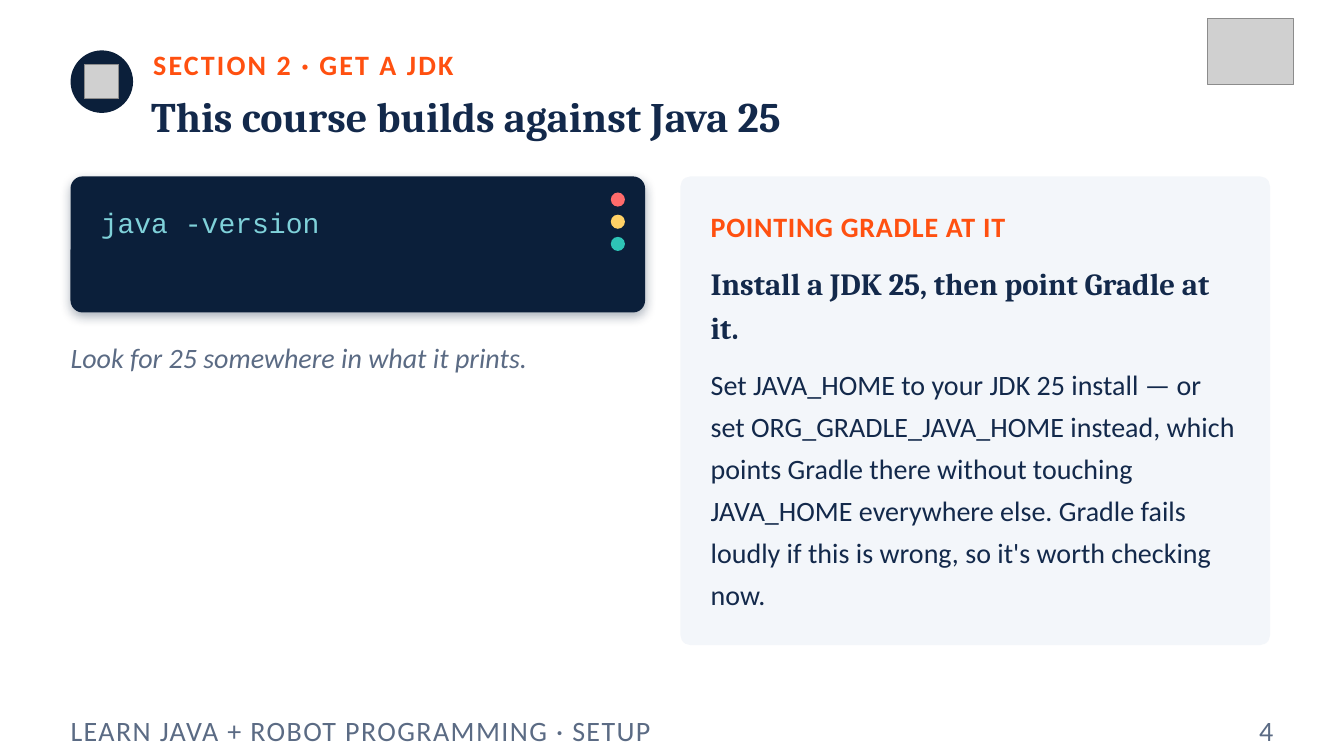
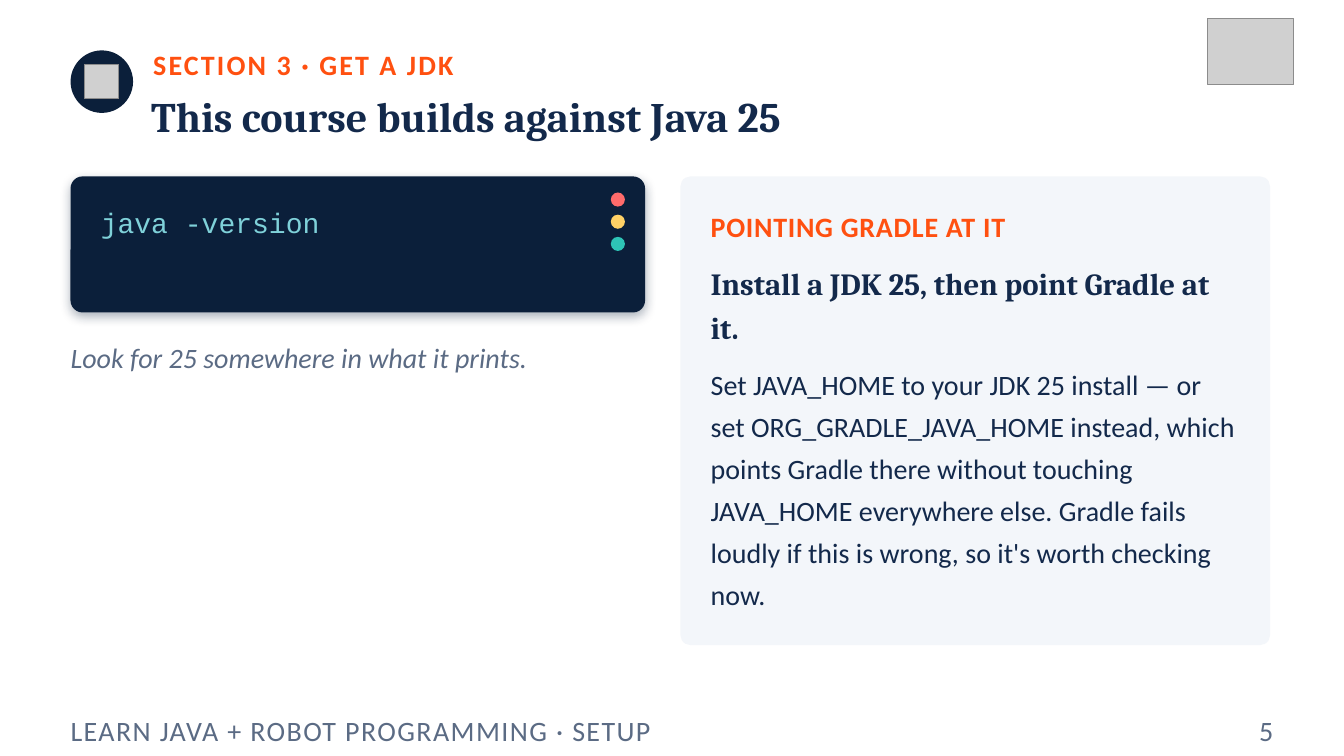
Before and after one commit to FRC5010/BasicRobotLessons, a slide deck: slide 5 of docs/presentations/v3/aside-setup.pptx (slide 4 before the commit). Drawn at 1344x756 pixels with LibreOffice and Linux fonts; fonts in the diff are those of the drawing; grey boxes stand for pictures. Boxes give left, top, right and bottom in pixels: in the first picture for what was removed or moved away, otherwise in the second. Text is boxed around its words. In the diff, an @@ line names an element or a change of style, - is before the commit and + after.

```diff
--- a/docs/presentations/v3/aside-setup.pptx
+++ b/docs/presentations/v3/aside-setup.pptx
@@ text at <box>153,56,453,76</box>: text changed @@
-SECTION 2 · GET A JDK
+SECTION 3 · GET A JDK
@@ text at <box>1259,723,1273,741</box>: text changed @@
-4
+5
```
Also in this commit, not shown: 9 other slides changed, 1 slide added, 1 other file.
